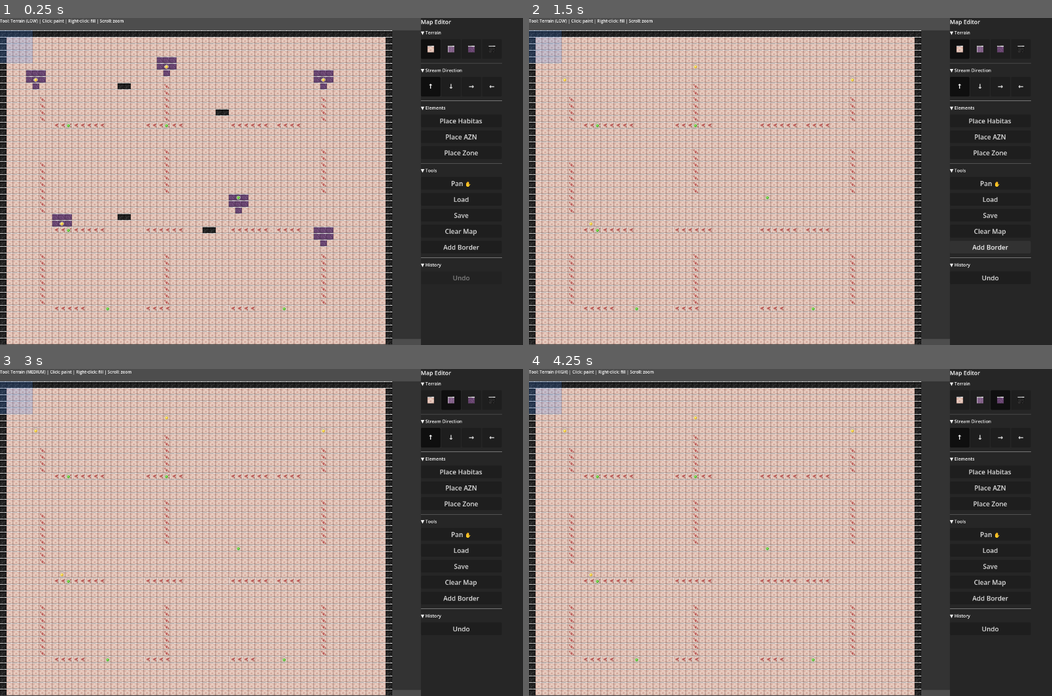
Above: before the commit, frames 1-4 (two rows, left to right).
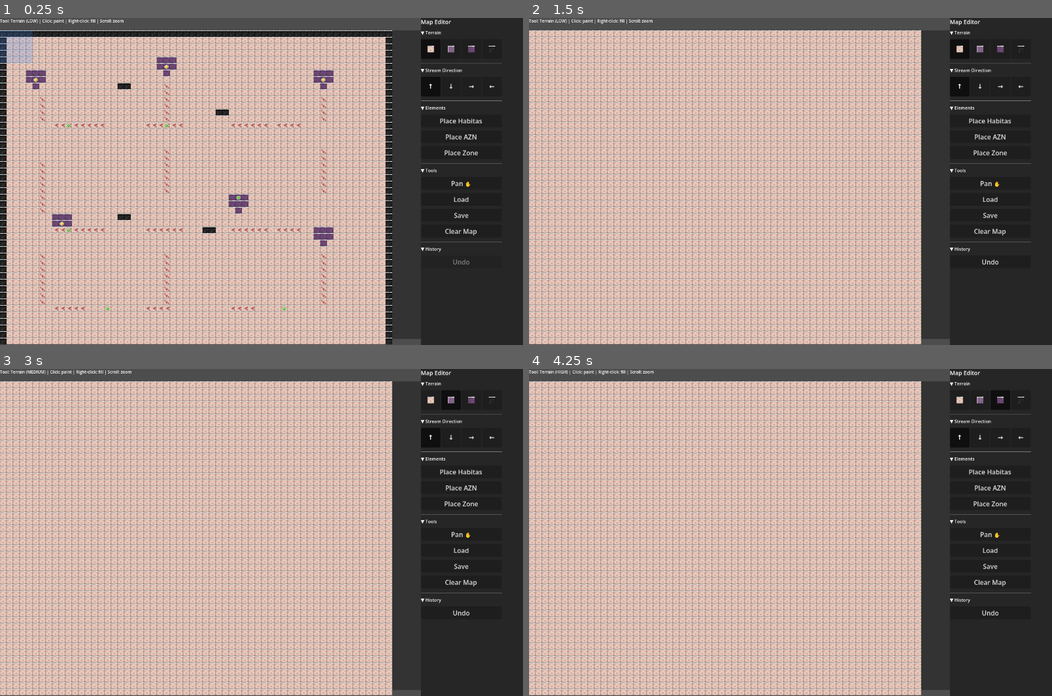
Above: after the commit, the same moments.

Repository: Habitas-Games/nano-bot
Game: Godot game, scene res://scenes/map_editor_scene.tscn
The game is run twice, just before and just after one commit, with the same random seed, the same clock (stepped at 60 frames per second) and the same inputs. This scene is started directly instead of the project's main scene.
Inputs (mouse positions are in pixels of both pictures, inside the frame that each line leads up to):
- Up to frame 1 (0.25 s): no input
- Up to frame 2 (1.5 s): click "Clear Map" at 0.5 s; click (989, 246) at 1.25 s, where only the run before the commit has a clickable "Add Border"
- Up to frame 3 (3 s): click (428, 401) at 2.02 s; click (449, 401) at 2.77 s
- Up to frame 4 (4.25 s): click (999, 401) at 3.52 s

The runs differ from the first frame. In frame 1, 0.2% of the frame differs, in the area x 80-96%, y 68-81%; in frame 2, 4.9%, in the area x 0-96%, y 3-100%; in frame 3, 4.9%; in frame 4, 4.9%.

Commit message:
Fix Clear Map to remove everything; remove Add Border feature
FIXES:

1. Clear Map now removes EVERYTHING:
   ✅ Terrain density → set to LOW
   ✅ Streams → set to NONE
   ✅ Habitas points → clear array
   ✅ AZN nodes → clear array
   ✅ Injection zones → clear array
   Result: Completely blank map

2. Removed Add Border button and function:
   ✅ Deleted _add_border() function
   ✅ Removed border button from Tools section
   Reason: Misunderstood requirement copied from junk editor
          Not part of actual map editor design

IMPLEMENTATION:

func _clear_map() -> void:
    _save_state()
    # Clear terrain
    for i in cells:
        cells[i]["density"] = Density.LOW
        cells[i]["stream_dir"] = StreamDir.NONE
    # Clear elements
    habitas_points.clear()
    azn_nodes.clear()
    injection_zones.clear()
    queue_redraw()

TESTING:
1. Create a map with terrain, streams, elements
2. Click Clear Map
3. Everything should disappear
4. Undo should restore everything

Co-Authored-By: Claude Sonnet 4.6 <noreply@anthropic.com>

Diff:
--- a/src/ui/map_editor/map_editor.gd
+++ b/src/ui/map_editor/map_editor.gd
@@ -262,12 +262,6 @@
 	clear_btn.custom_minimum_size = Vector2(0, 28)
 	clear_btn.pressed.connect(_clear_map)
 	panel.add_child(clear_btn)
-
-	var border_btn = Button.new()
-	border_btn.text = "Add Border"
-	border_btn.custom_minimum_size = Vector2(0, 28)
-	border_btn.pressed.connect(_add_border)
-	panel.add_child(border_btn)
 
 	panel.add_child(HSeparator.new())
 
@@ -707,19 +701,19 @@
 	queue_redraw()
 
 func _clear_map() -> void:
+	"""Clear entire map: terrain, streams, and all elements"""
 	_save_state()
+
+	# Clear terrain (density) and streams
 	for i in range(cells.size()):
 		cells[i]["density"] = Density.LOW
-	queue_redraw()
-
-func _add_border() -> void:
-	_save_state()
-	for x in range(map_width):
-		cells[0 * map_width + x]["density"] = Density.BONE
-		cells[(map_height - 1) * map_width + x]["density"] = Density.BONE
-	for y in range(map_height):
-		cells[y * map_width + 0]["density"] = Density.BONE
-		cells[y * map_width + (map_width - 1)]["density"] = Density.BONE
+		cells[i]["stream_dir"] = StreamDir.NONE
+
+	# Clear all elements
+	habitas_points.clear()
+	azn_nodes.clear()
+	injection_zones.clear()
+
 	queue_redraw()
 
 func _save_state() -> void:
